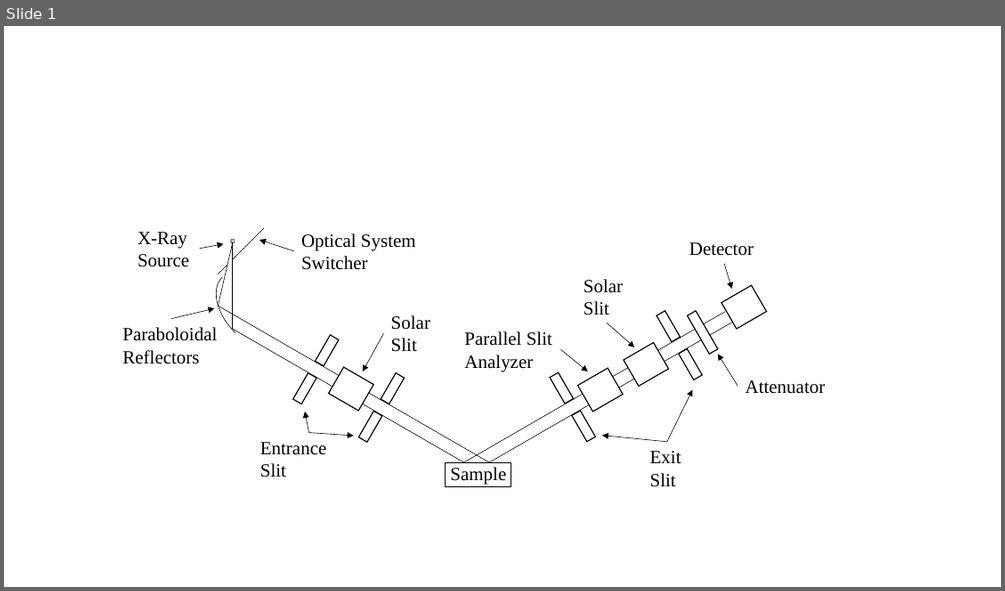
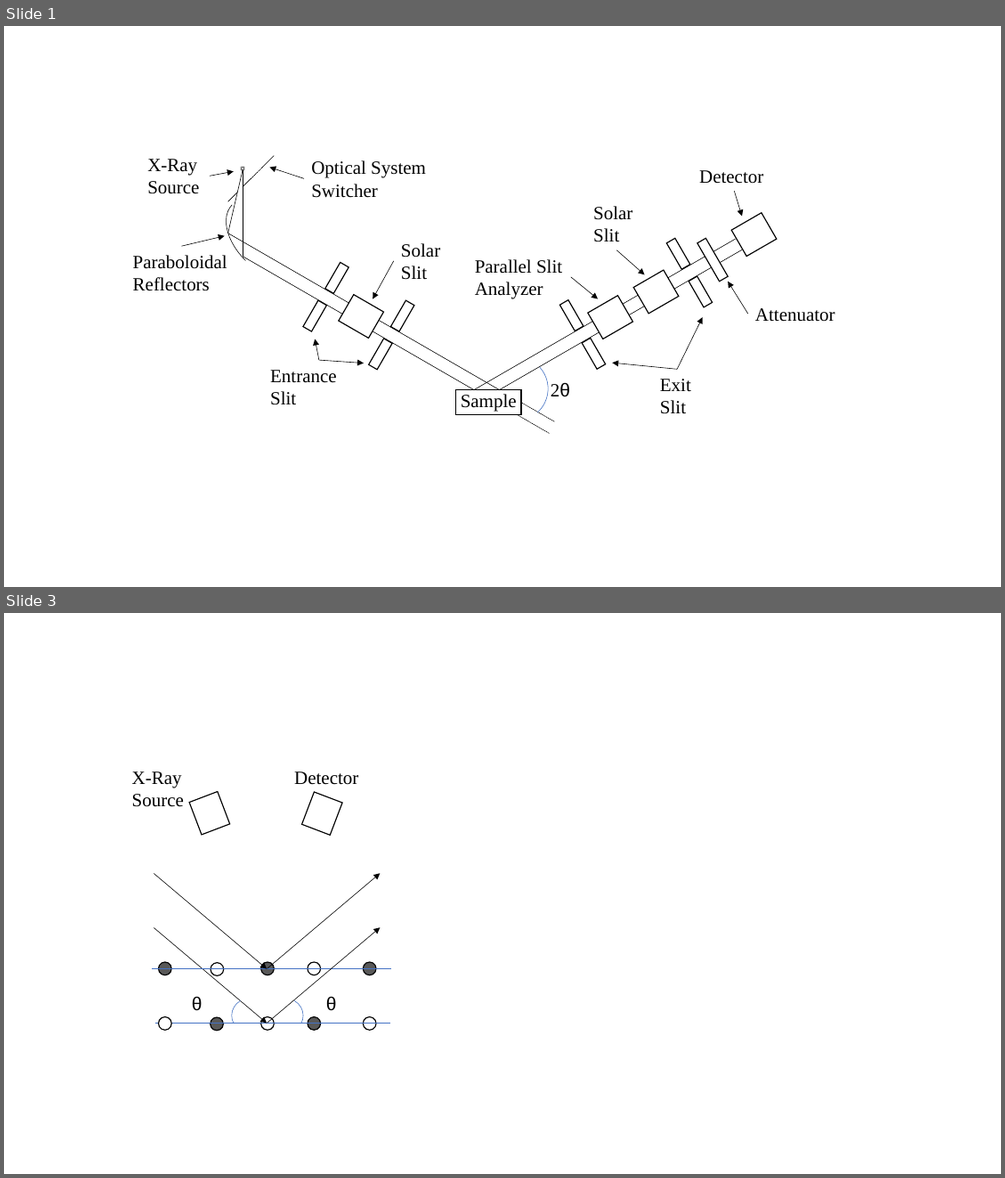
Before and after one commit to akican26/XRD, a slide deck: figure.pptx. Shown one above the other, each under a label of ours: slide 1 before the commit, slides 1 and 3 after it; the slides between them are not shown. The pictures are 1005x591 and 1005x1178 pixels, drawn with LibreOffice and Linux fonts; fonts in the diff are those of the drawing. Boxes give left, top, right and bottom in pixels: in the first picture for what was removed or moved away, otherwise in the second. Text is boxed around its words. In the diff, an @@ line names an element or a change of style, - is before the commit and + after.

```diff
--- a/figure.pptx
+++ b/figure.pptx
@@ slide 3 added at [4, 613, 1001, 1174], background #FFFFFF @@
@@ text added at [132, 771, 184, 807], 18 pt, text #000000 @@
+X-Ray
+Source
@@ text added at [294, 771, 358, 785], 18 pt, text #000000 @@
+Detector
@@ rectangle added at [189, 791, 230, 834], fill #FFFFFF, outline #000000 1 pt @@
@@ rectangle added at [302, 792, 342, 835], fill #FFFFFF, outline #000000 1 pt @@
@@ arrow added from (154, 873) to (267, 969), #000000 0.5 pt @@
@@ arrow added from (267, 968) to (380, 873), #000000 0.5 pt @@
@@ arrow added from (154, 928) to (267, 1022), #000000 0.5 pt @@
@@ arrow added from (267, 1022) to (380, 927), #000000 0.5 pt @@
@@ line added from (152, 968) to (391, 968), #4472C4 0.5 pt @@
@@ ellipse added at [159, 962, 172, 976], fill #595959, outline #000000 1 pt @@
@@ ellipse added at [210, 962, 224, 976], fill #FFFFFF, outline #000000 1 pt @@
@@ ellipse added at [261, 962, 275, 976], fill #595959, outline #000000 1 pt @@
@@ ellipse added at [307, 962, 321, 976], fill #FFFFFF, outline #000000 1 pt @@
@@ ellipse added at [363, 962, 376, 976], fill #595959, outline #000000 1 pt @@
@@ text added at [192, 996, 202, 1011], 18 pt, text #000000 @@
+θ
@@ arc (boxed as its full ellipse) added at [226, 992, 272, 1038], outline #4472C4 0.5 pt @@
@@ arc (boxed as its full ellipse) added at [264, 992, 310, 1038], outline #4472C4 0.5 pt @@
@@ text added at [326, 996, 337, 1011], 18 pt, text #000000 @@
+θ
@@ line added from (155, 1022) to (390, 1022), #4472C4 0.5 pt @@
@@ ellipse added at [159, 1017, 172, 1030], fill #FFFFFF, outline #000000 1 pt @@
@@ ellipse added at [210, 1018, 224, 1031], fill #595959, outline #000000 1 pt @@
@@ ellipse added at [261, 1017, 275, 1030], fill #FFFFFF, outline #000000 1 pt @@
@@ ellipse added at [307, 1017, 321, 1030], fill #595959, outline #000000 1 pt @@
@@ ellipse added at [363, 1017, 376, 1030], fill #FFFFFF, outline #000000 1 pt @@
@@ slide 1 changed as well @@
@@ arc (boxed as its full ellipse) added at [471, 343, 562, 435], outline #4472C4 0.5 pt @@
@@ 14 rectangles, 12 arrows, 11 texts, 10 lines, 1 cross, 1 arc (boxed as its full ellipse): place and size @@
-14 rectangles, 12 arrows, 11 texts, 10 lines, 1 cross, 1 arc (boxed as its full ellipse) at [122, 228, 825, 487]
+14 rectangles, 12 arrows, 11 texts, 10 lines, 1 cross, 1 arc (boxed as its full ellipse) at [133, 155, 835, 414]
@@ rectangle at [455, 389, 521, 414]: fill none to #FFFFFF @@
@@ line added from (554, 421) to (509, 395), #000000 0.5 pt dashed @@
@@ text added at [550, 383, 570, 396], 18 pt, text #000000 @@
+2θ
@@ line added from (550, 434) to (492, 400), #000000 0.5 pt dashed @@
```
Also in this commit, not shown: 2 other slides added, 16 other files.
